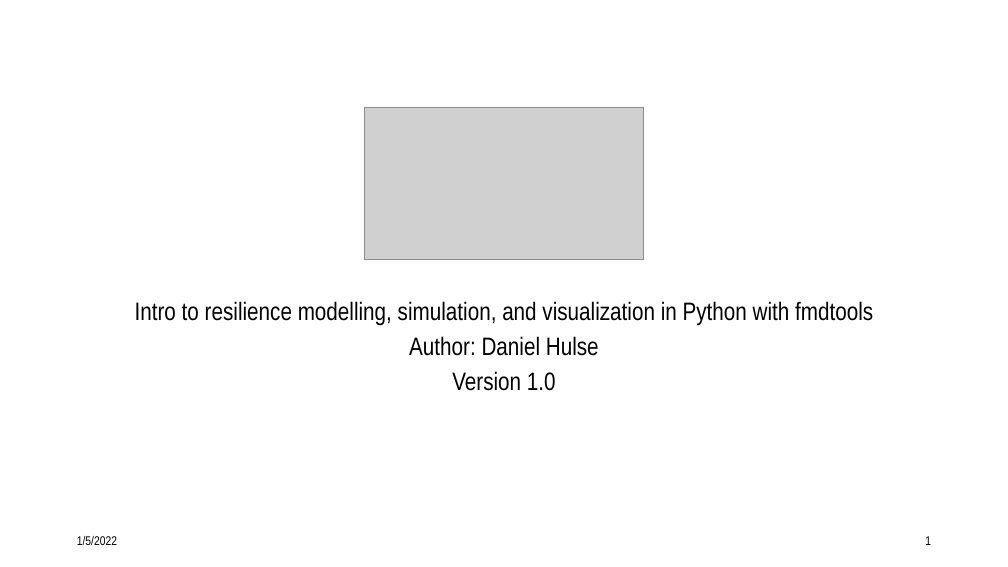
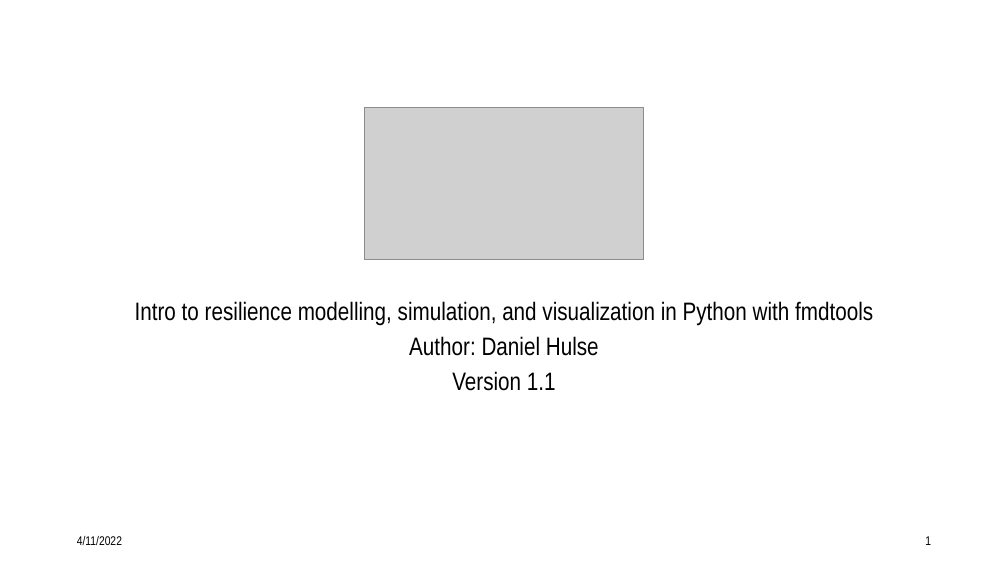
Before and after one commit to nasa/fmdtools, a slide deck: slide 1 of docs/Intro to fmdtools.pptx. Drawn at 1008x567 pixels with LibreOffice and Linux fonts; fonts in the diff are those of the drawing; grey boxes stand for pictures. Boxes give left, top, right and bottom in pixels: in the first picture for what was removed or moved away, otherwise in the second. Text is boxed around its words. In the diff, an @@ line names an element or a change of style, - is before the commit and + after.

```diff
--- a/docs/Intro to fmdtools.pptx
+++ b/docs/Intro to fmdtools.pptx
@@ subtitle at (452,371,556,391): text changed @@
-Version 1.0
+Version 1.1
@@ text at (77,536,122,545): text changed @@
-1/5/2022
+4/11/2022
```
Also in this commit, not shown: 37 other slides changed, 40 other files.
